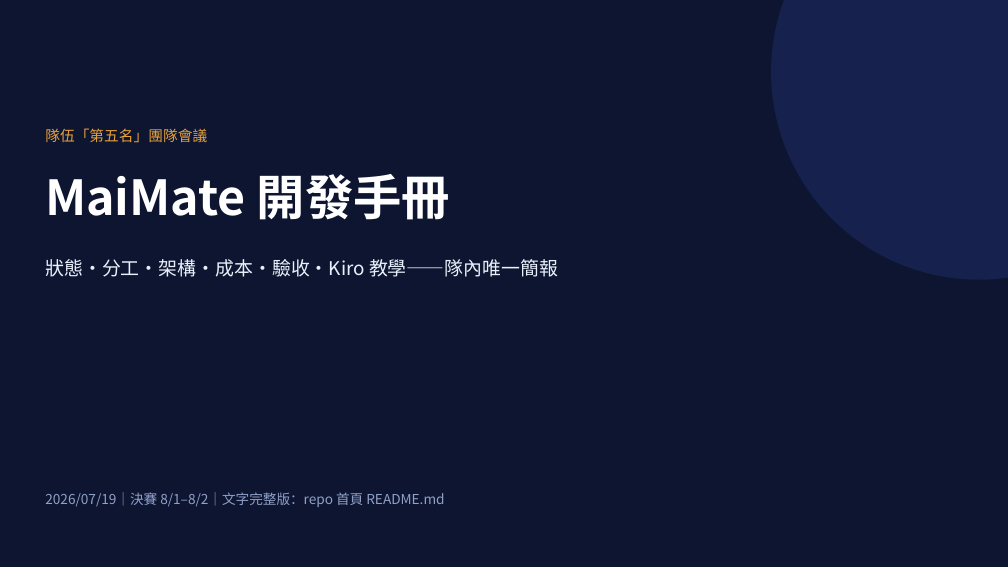
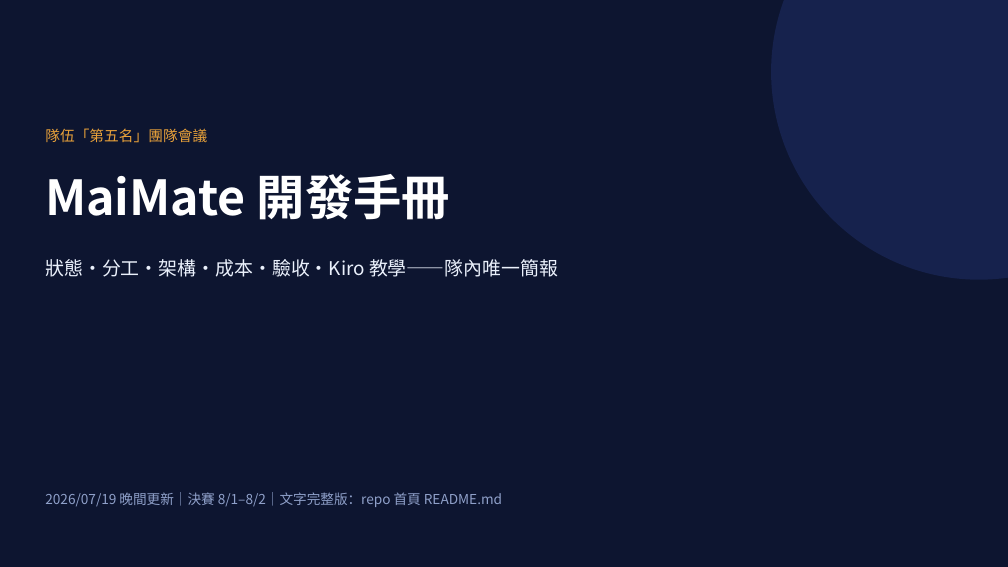
Before and after one commit to giont565/MaiMate, a slide deck: slide 1 of docs/MaiMate_開發手冊.pptx. Drawn at 1008x567 pixels with LibreOffice and Linux fonts; fonts in the diff are those of the drawing. Boxes give left, top, right and bottom in pixels: in the first picture for what was removed or moved away, otherwise in the second. Text is boxed around its words. In the diff, an @@ line names an element or a change of style, - is before the commit and + after.

```diff
--- a/docs/MaiMate_開發手冊.pptx
+++ b/docs/MaiMate_開發手冊.pptx
@@ text at (45, 492, 502, 507): text changed @@
-2026/07/19｜決賽 8/1–8/2｜文字完整版：repo 首頁 README.md
+2026/07/19 晚間更新｜決賽 8/1–8/2｜文字完整版：repo 首頁 README.md
```
Also in this commit, not shown: 8 other slides changed, 3 other files.
